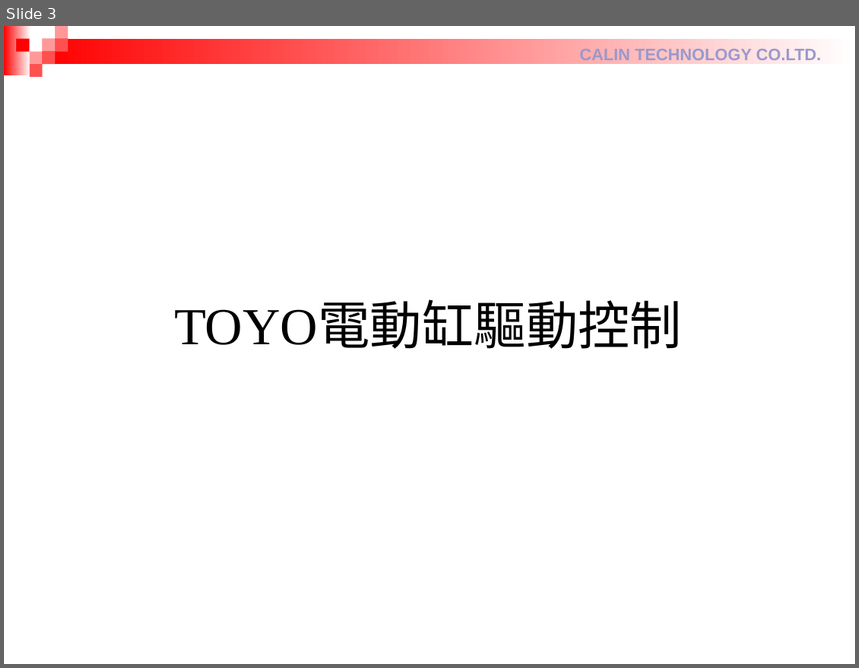
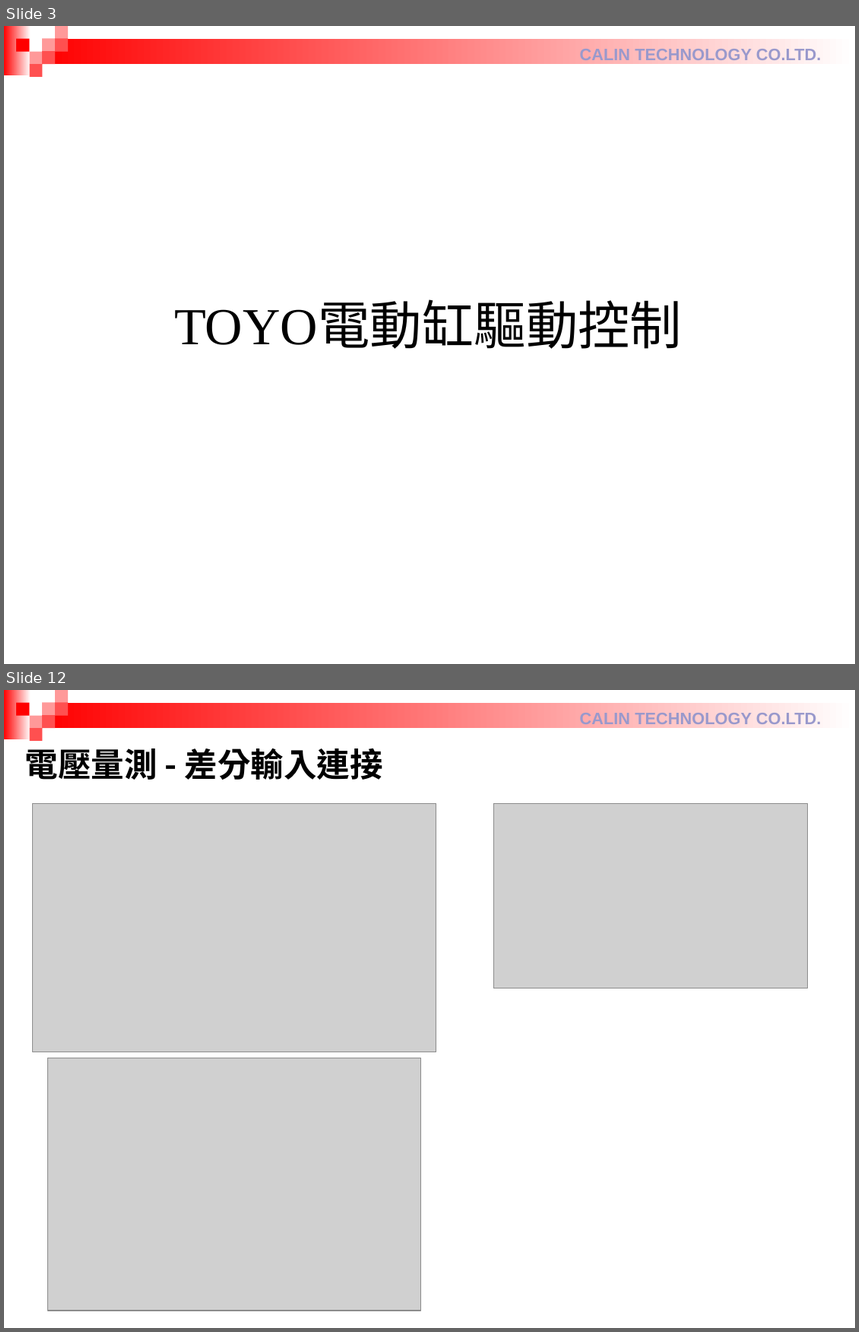
Before and after one commit to RaphWu/DataExchange, a slide deck: 設備部週報_吳仁中 20250827.pptx. Shown one above the other, each under a label of ours: slide 3 before the commit, slides 3 and 12 after it; the slides between them are not shown. The pictures are 859x668 and 859x1332 pixels, drawn with LibreOffice and Linux fonts; fonts in the diff are those of the drawing; grey boxes stand for pictures. Boxes give left, top, right and bottom in pixels: in the first picture for what was removed or moved away, otherwise in the second. Text is boxed around its words. In the diff, an @@ line names an element or a change of style, - is before the commit and + after.

```diff
--- a/設備部週報_吳仁中 20250827.pptx
+++ b/設備部週報_吳仁中 20250827.pptx
@@ slide 12 added at [4, 690, 855, 1328], background #FFFFFF; not listed: 10 template elements that a slide beside it also shows @@
@@ text added at [25, 749, 383, 780], 28 pt, text #000000, bold @@
+電壓量測 - 差分輸入連接
@@ picture added at [32, 803, 436, 1052] @@
@@ picture added at [493, 803, 807, 988] @@
@@ picture added at [47, 1058, 420, 1310] @@
```
Also in this commit, not shown: 10 other slides added, 3 slides removed.
